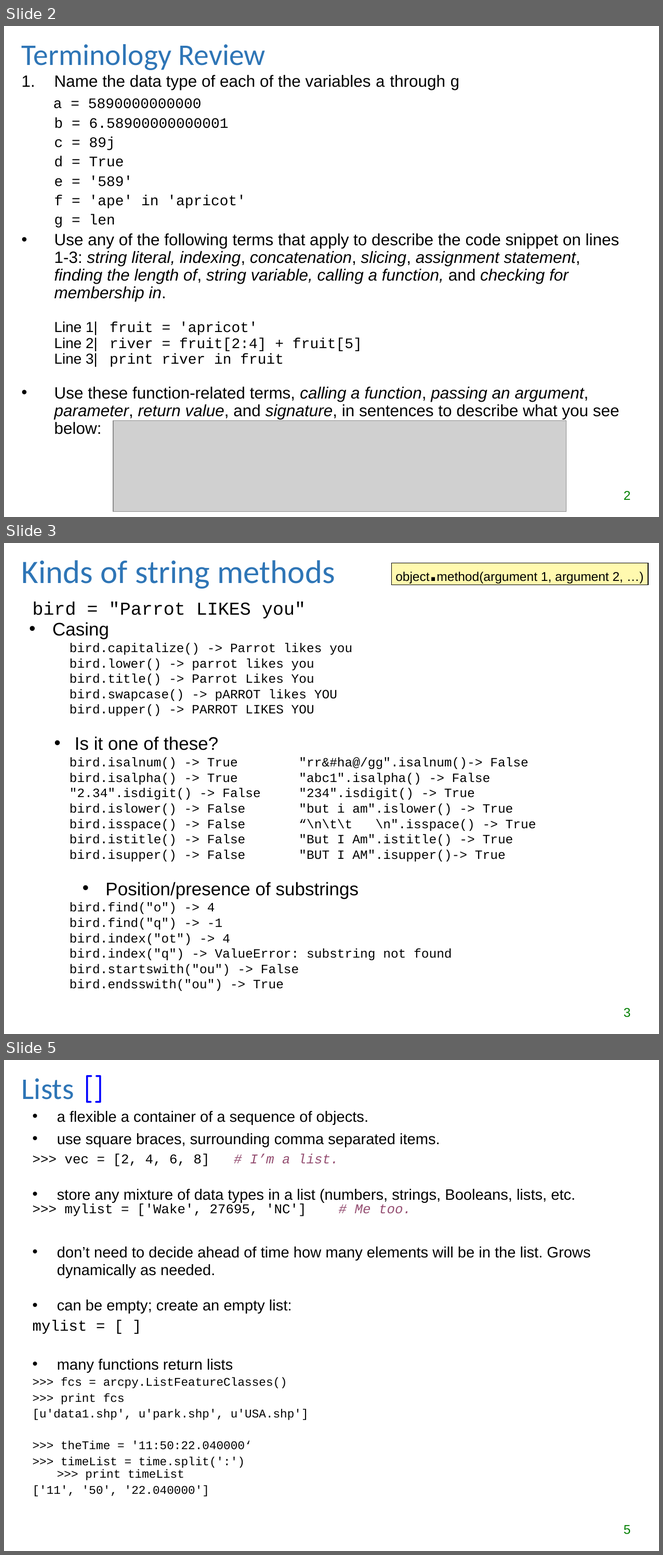
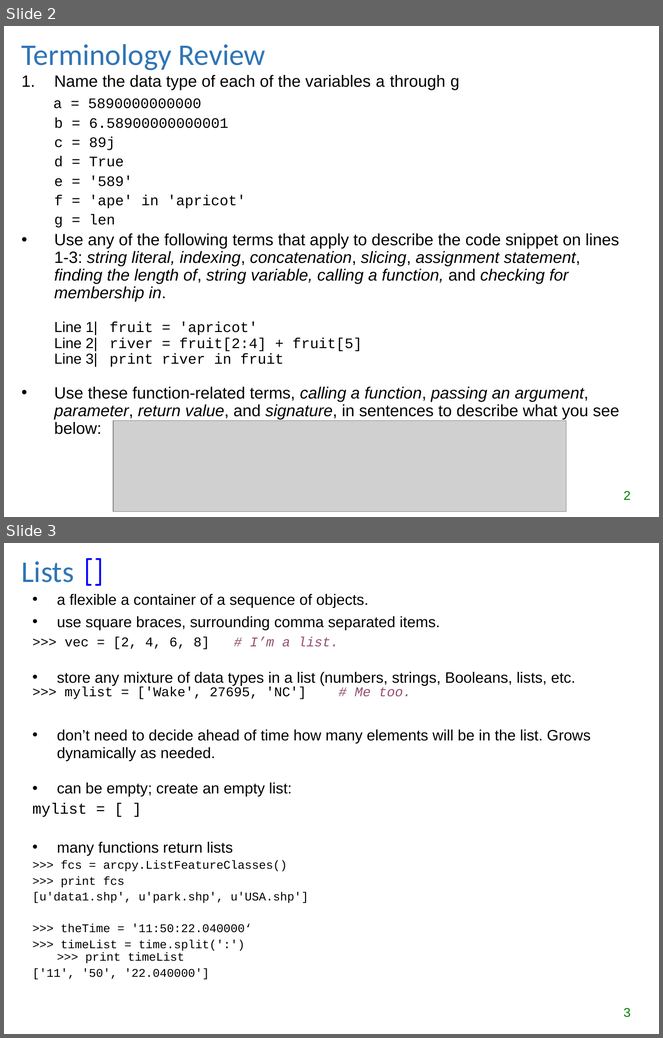
Before and after one commit to lgtateos/gis540, a slide deck: slides/lists_and_tuples.ppt. Shown one above the other, each under a label of ours: slides 2, 3 and 5 before the commit, slides 2 and 3 after it; the slides between them are not shown. The pictures are 663x1555 and 663x1038 pixels, drawn with LibreOffice and Linux fonts; fonts in the diff are those of the drawing; grey boxes stand for pictures. Boxes give left, top, right and bottom in pixels: in the first picture for what was removed or moved away, otherwise in the second. Text is boxed around its words. In the diff, an @@ line names an element or a change of style, - is before the commit and + after.

Commit message:
Additional str methods moved to n0_and_str slides
Also, corrected typo: unary -> unicode.

```diff
--- a/slides/lists_and_tuples.ppt
+++ b/slides/lists_and_tuples.ppt
@@ slide 3 removed at bbox=[4, 543, 659, 1034], background #FFFFFF @@
@@ title removed at bbox=[22, 560, 335, 589] @@
-Kinds of string methods
@@ rectangle removed at bbox=[392, 563, 649, 585] @@
-object.method(argument 1, argument 2, …)
@@ text removed at bbox=[33, 602, 536, 991] @@
-bird = "Parrot LIKES you"
-• Casing
-  bird.capitalize() -> Parrot likes you
-  bird.lower() -> parrot likes you
-  bird.title() -> Parrot Likes You
-  bird.swapcase() -> pARROT likes YOU
-  bird.upper() -> PARROT LIKES YOU
-  • Is it one of these?
-  bird.isalnum() -> True "rr&#ha@/gg".isalnum()-> False
-  bird.isalpha() -> True "abc1".isalpha() -> False
-  "2.34".isdigit() -> False "234".isdigit() -> True
-  bird.islower() -> False "but i am".islower() -> True
-  bird.isspace() -> False “\n\t\t \n".isspace() -> True
-  bird.istitle() -> False "But I Am".istitle() -> True
-  bird.isupper() -> False "BUT I AM".isupper()-> True
-• Position/presence of substrings
-  bird.find("o") -> 4
-  bird.find("q") -> -1
-  bird.index("ot") -> 4
-  bird.index("q") -> ValueError: substring not found
-  bird.startswith("ou") -> False
-  bird.endsswith("ou") -> True
@@ page number removed at bbox=[624, 1008, 631, 1018] @@
-3
@@ what was slide 5 is now slide 3 @@
@@ page number at bbox=[624, 1008, 631, 1018]: text changed @@
-5
+3
```
Also in this commit, not shown: 1 other slide removed, 1 other file.
